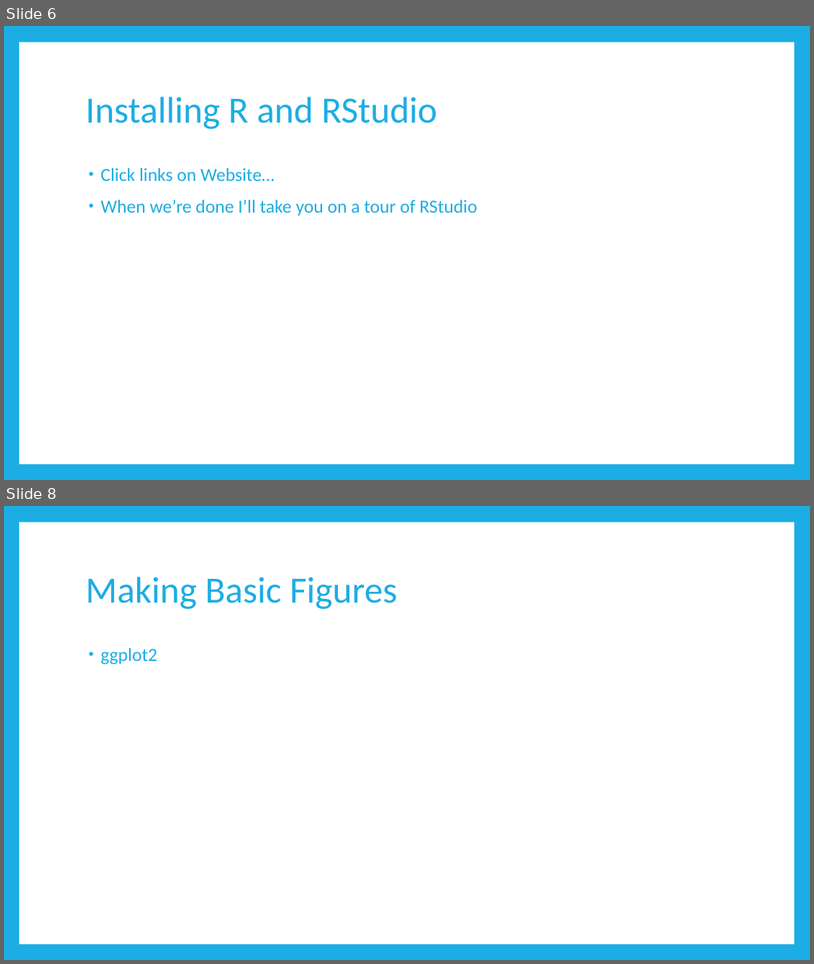
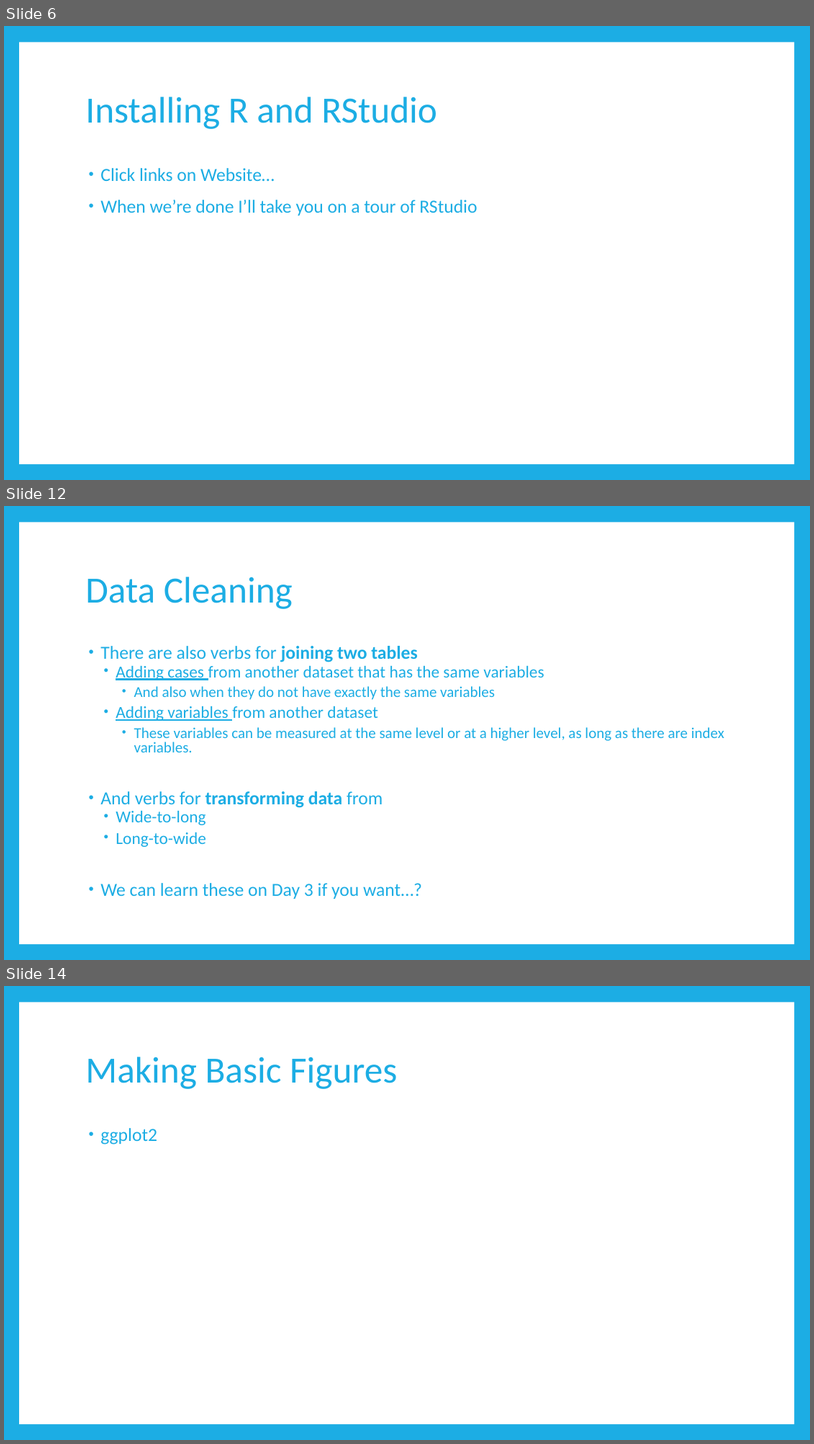
Before and after one commit to RandiLGarcia/smith-r-workshop, a slide deck: docs/Day 1 Slides.pptx. Shown one above the other, each under a label of ours: slides 6 and 8 before the commit, slides 6, 12 and 14 after it; the slides between them are not shown. The pictures are 814x964 and 814x1444 pixels, drawn with LibreOffice and Linux fonts; fonts in the diff are those of the drawing. Boxes give left, top, right and bottom in pixels: in the first picture for what was removed or moved away, otherwise in the second. Text is boxed around its words. In the diff, an @@ line names an element or a change of style, - is before the commit and + after.

```diff
--- a/docs/Day 1 Slides.pptx
+++ b/docs/Day 1 Slides.pptx
@@ slide 12 added at [4,506,810,960], background #1CADE4; not listed: 1 template element that a slide beside it also shows @@
@@ title added at [85,577,293,609], 44 pt, text #1CADE4 @@
+Data Cleaning
@@ text added at [100,646,725,898], 18 pt, text #1CADE4 @@
+• There are also verbs for joining two tables
+  • Adding cases from another dataset that has the same variables
+    • And also when they do not have exactly the same variables
+  • Adding variables from another dataset
+    • These variables can be measured at the same level or at a higher level, as long as there are index variables.
+• And verbs for transforming data from
+  • Wide-to-long
+  • Long-to-wide
+• We can learn these on Day 3 if you want…?
@@ what was slide 8 is now slide 14 @@
```
Also in this commit, not shown: 1 slide changed, 5 other slides added, 6 other files.
